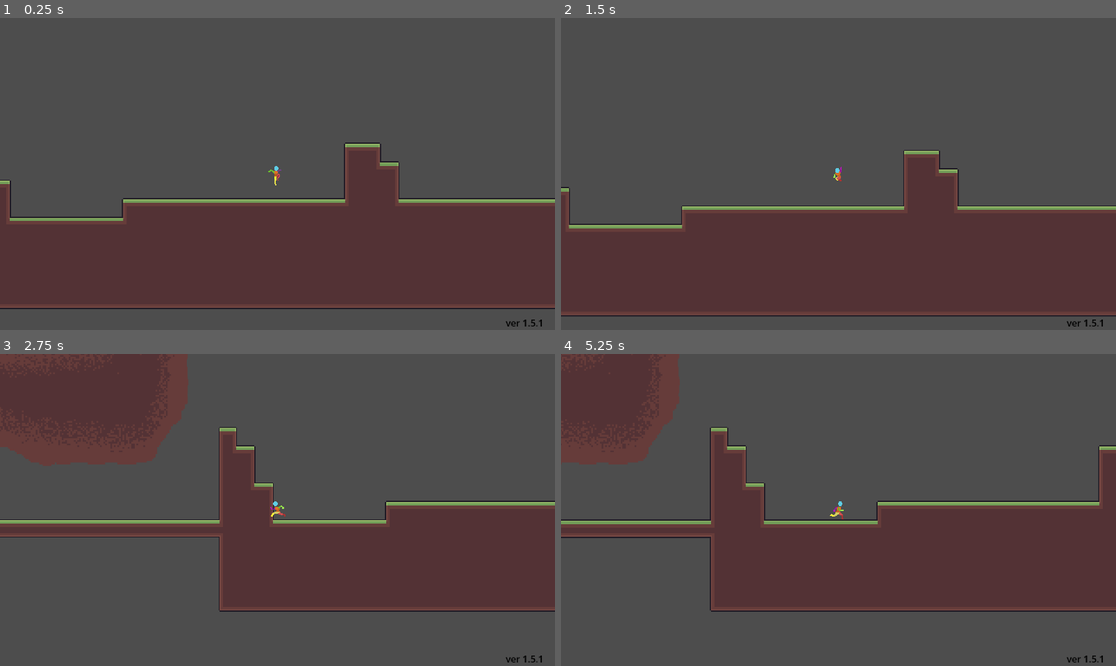
Above: before the commit, frames 1-4 (two rows, left to right).
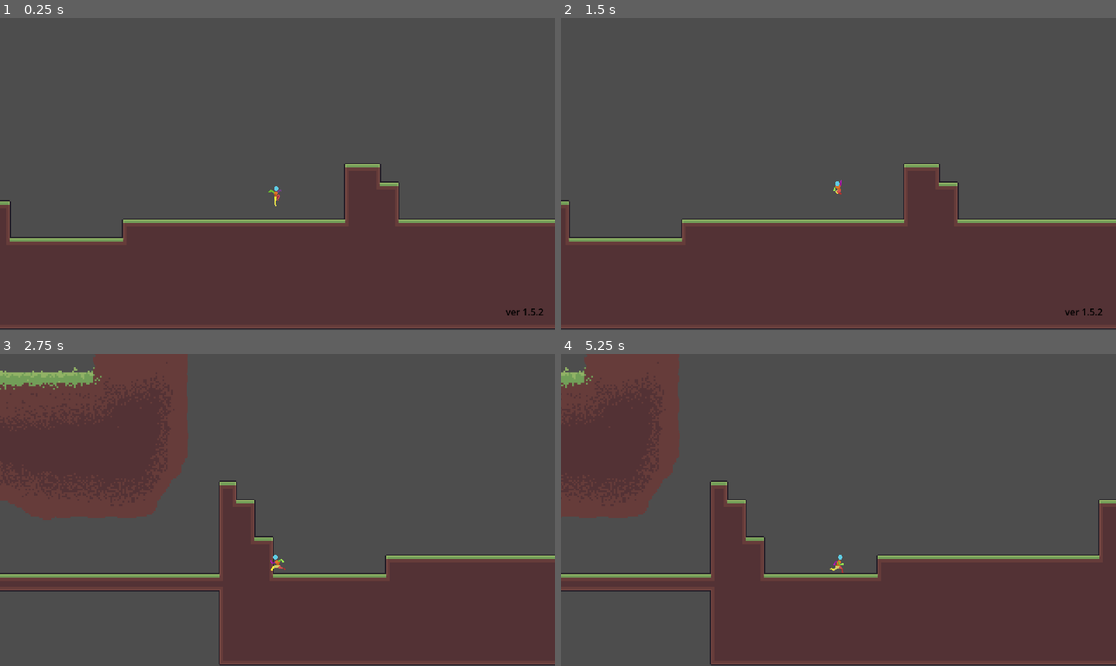
Above: after the commit, the same moments.

Repository: oliver6312/platforming
Game: Godot game, scene res://Scenes/PrototypeLevel.tscn
The game is run twice, just before and just after one commit, with the same random seed, the same clock (stepped at 60 frames per second) and the same inputs.
Inputs (mouse positions are in pixels of both pictures, inside the frame that each line leads up to):
- Up to frame 1 (0.25 s): no input
- Up to frame 2 (1.5 s): move the mouse to (960, 158) at 0.52 s; hold Right (ui_right) from 0.53 s (still down); click (960, 158) at 0.6 s; tap Up (jump) at 0.77 s; move the mouse to (727, 189) at 1.27 s; tap Space (dash) at 1.35 s
- Up to frame 3 (2.75 s): tap Up (jump) at 1.52 s; move the mouse to (333, 441) at 2.02 s; release Right (ui_right) at 2.03 s; hold Left (ui_left) from 2.03 s (still down); click (333, 441) at 2.1 s
- Up to frame 4 (5.25 s): move the mouse to (810, 572) at 2.77 s; release Left (ui_left) at 2.78 s; hold Right (ui_right) 2.78-4.28 s; tap Space (dash) at 2.85, 4.35 s; tap Up (jump) at 3.02, 3.77, 4.52 s; move the mouse to (1005, 556) at 3.52 s; click (1005, 556) at 3.6 s; move the mouse to (672, 463) at 4.27 s; hold Left (ui_left) 4.28-5.03 s; move the mouse to (866, 510) at 5.02 s; hold Right (ui_right) from 5.03 s (still down); click (866, 510) at 5.1 s

The runs differ from the first frame. In frame 1, 15% of the frame differs, in the area x 0-100%, y 39-100%; in frame 2, 10%; in frame 3, 34%, in the area x 0-100%, y 0-100%; in frame 4, 34%.

Commit message:
1.5.3
added camera limits (technically first room)

Diff:
--- a/Scenes/PlayerCharacter.tscn
+++ b/Scenes/PlayerCharacter.tscn
@@ -868,9 +868,6 @@
 [node name="CollisionBox" type="CollisionShape2D" parent="." unique_id=1987484218]
 position = Vector2(-0.5, 2)
 shape = SubResource("RectangleShape2D_mdaju")
-
-[node name="Camera2D" type="Camera2D" parent="." unique_id=1845018807]
-zoom = Vector2(2, 2)
 
 [node name="WeaponHitboxUp" type="Area2D" parent="." unique_id=2072588664]
 unique_name_in_owner = true
--- a/Scenes/PrototypeLevel.tscn
+++ b/Scenes/PrototypeLevel.tscn
@@ -562,19 +562,16 @@
 [node name="PlayerCharacter" parent="." unique_id=1078641646 instance=ExtResource("2_jfle5")]
 position = Vector2(13, -64)
 
-[node name="Label" type="Label" parent="PlayerCharacter" unique_id=1055543624]
-offset_left = 395.0
-offset_top = 246.0
-offset_right = 461.0
-offset_bottom = 269.0
-theme_override_colors/font_color = Color(0, 0, 0, 1)
-text = "ver 1.5.1"
-metadata/_edit_use_anchors_ = true
+[node name="Camera2D" type="Camera2D" parent="PlayerCharacter" unique_id=770496823]
+zoom = Vector2(2, 2)
+limit_left = -2075
+limit_top = -704
+limit_right = 545
+limit_bottom = 225
+limit_smoothed = true
 
 [node name="StaticBody2D" type="StaticBody2D" parent="." unique_id=762008170]
 position = Vector2(1226, 97)
-collision_layer = 2
-collision_mask = 2
 
 [node name="BillboardUp" type="CollisionShape2D" parent="StaticBody2D" unique_id=50509152]
 shape = SubResource("SegmentShape2D_u1k0j")
@@ -631,3 +628,12 @@
 
 [node name="Sprite2D2" parent="." unique_id=772117592 instance=ExtResource("6_s0kwr")]
 position = Vector2(-851, -202)
+
+[node name="Label" type="Label" parent="." unique_id=1055543624]
+offset_left = 408.0
+offset_top = 181.99998
+offset_right = 474.0
+offset_bottom = 204.99998
+theme_override_colors/font_color = Color(0, 0, 0, 1)
+text = "ver 1.5.2"
+metadata/_edit_use_anchors_ = true
